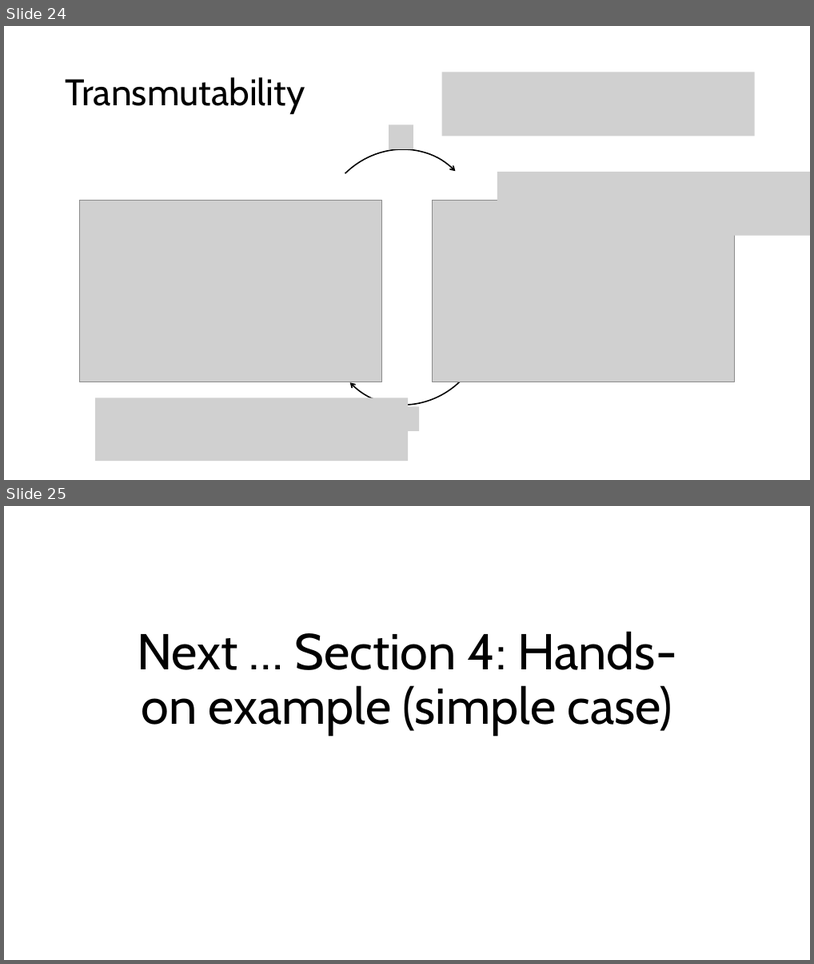
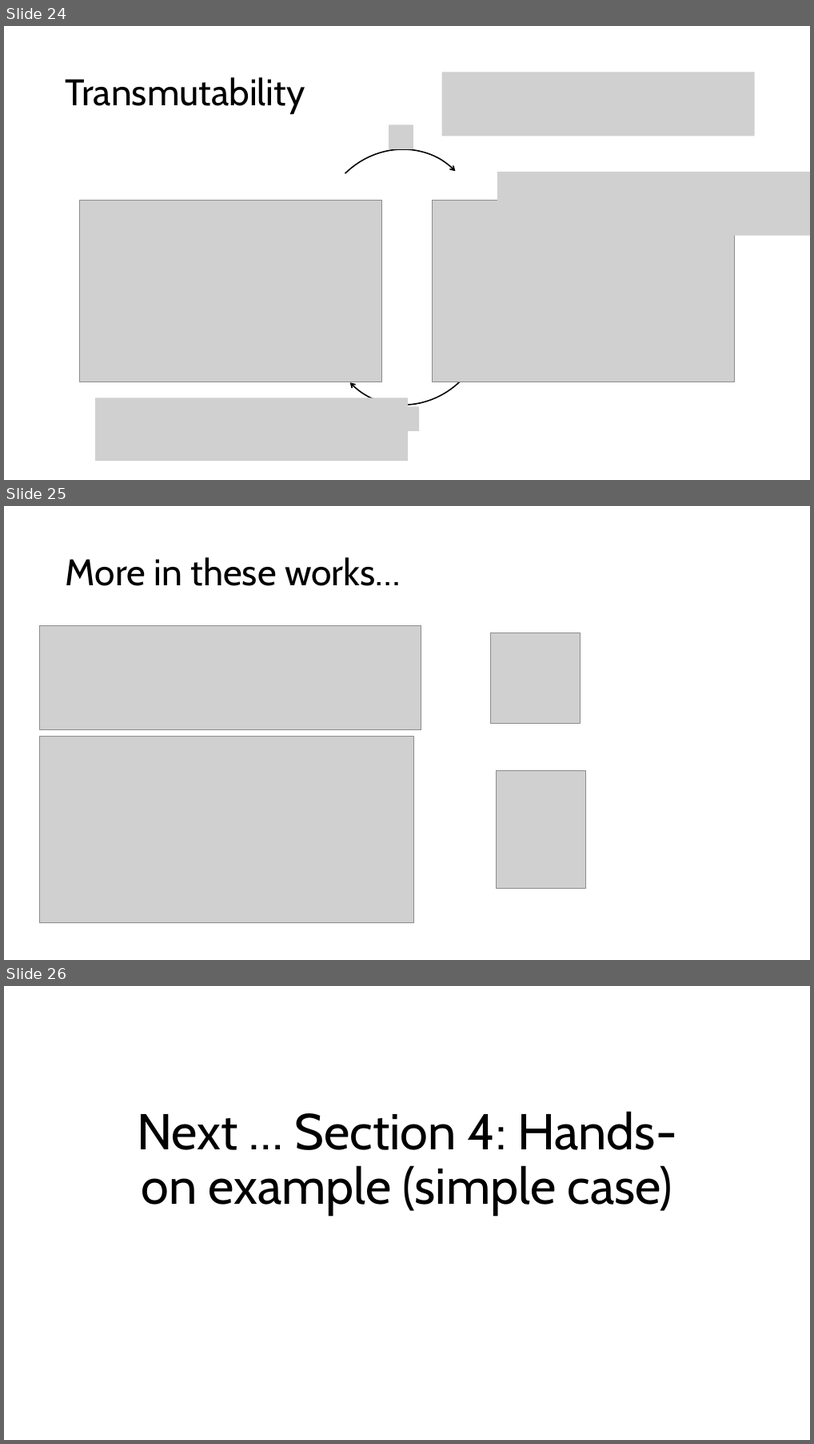
Before and after one commit to ttrikalin/des-R-course, a slide deck: master_files/materials/03_Sampling.pptx. Shown one above the other, each under a label of ours: slides 24 and 25 before the commit, slides 24, 25 and 26 after it. The pictures are 814x964 and 814x1444 pixels, drawn with LibreOffice and Linux fonts; fonts in the diff are those of the drawing; grey boxes stand for pictures. Boxes give left, top, right and bottom in pixels: in the first picture for what was removed or moved away, otherwise in the second. Text is boxed around its words. In the diff, an @@ line names an element or a change of style, - is before the commit and + after.

```diff
--- a/master_files/materials/03_Sampling.pptx
+++ b/master_files/materials/03_Sampling.pptx
@@ slide 25 added at (x1=4, y1=506, x2=810, y2=960), background #FFFFFF @@
@@ title added at (x1=66, y1=557, x2=401, y2=586), 44 pt, text #000000 @@
+More in these works…
@@ picture added at (x1=40, y1=626, x2=422, y2=730) @@
@@ picture added at (x1=491, y1=633, x2=581, y2=723) @@
@@ picture added at (x1=40, y1=736, x2=414, y2=923) @@
@@ picture added at (x1=497, y1=770, x2=586, y2=888) @@
@@ what was slide 25 is now slide 26 @@
```
Also in this commit, not shown: 2 other files.
